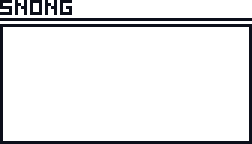
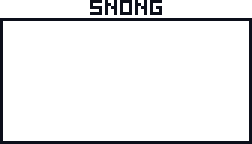
Layer changes from the first 252 × 144 image to the second:
painted on "Layer 1" over box(0, 0, 252, 27)
